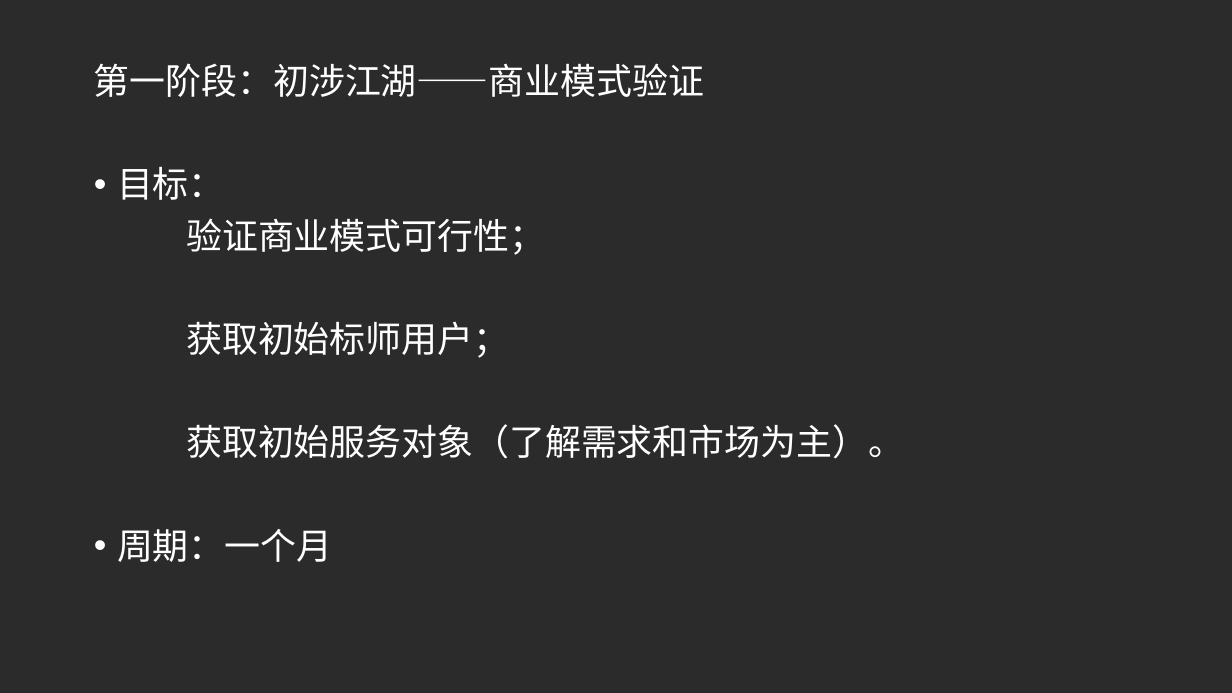
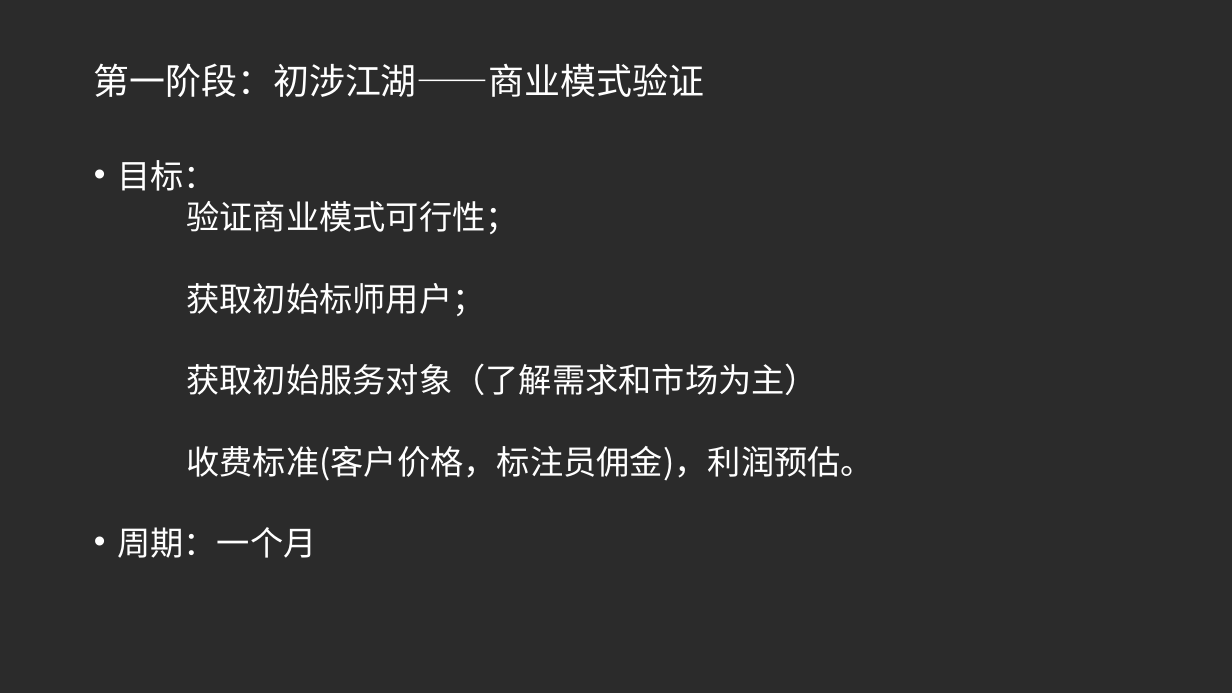
Before and after one commit to sparkapiAI/plan, a slide deck: slide 8 of SparkAPI产品规划.pptx. Drawn at 1232x693 pixels with LibreOffice and Linux fonts; fonts in the diff are those of the drawing; background and template pictures are left out; a plain dark background stands for a picture behind light text. Boxes give left, top, right and bottom in pixels: in the first picture for what was removed or moved away, otherwise in the second. Text is boxed around its words. In the diff, an @@ line names an element or a change of style, - is before the commit and + after.

```diff
--- a/SparkAPI产品规划.pptx
+++ b/SparkAPI产品规划.pptx
@@ text at box(117, 160, 518, 558): size 28 to 25.9 pt in "目标：", "验证商业模式可行性；", "获取初始标师用户；", "周期：一个月"; line spacing 0.9 to 0.7 @@
@@ text at box(186, 363, 874, 481): text changed; size 28 to 25.9 pt @@
-获取初始服务对象（了解需求和市场为主）。
+获取初始服务对象（了解需求和市场为主）
+收费标准(客户价格，标注员佣金)，利润预估。
```
Also in this commit, not shown: 2 other slides changed, 2 other files.
